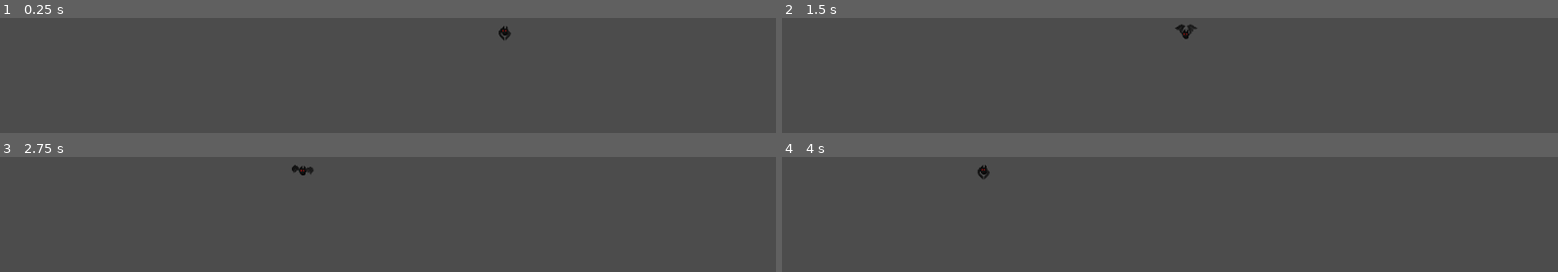
Above: before the commit, frames 1-4 (two rows, left to right).
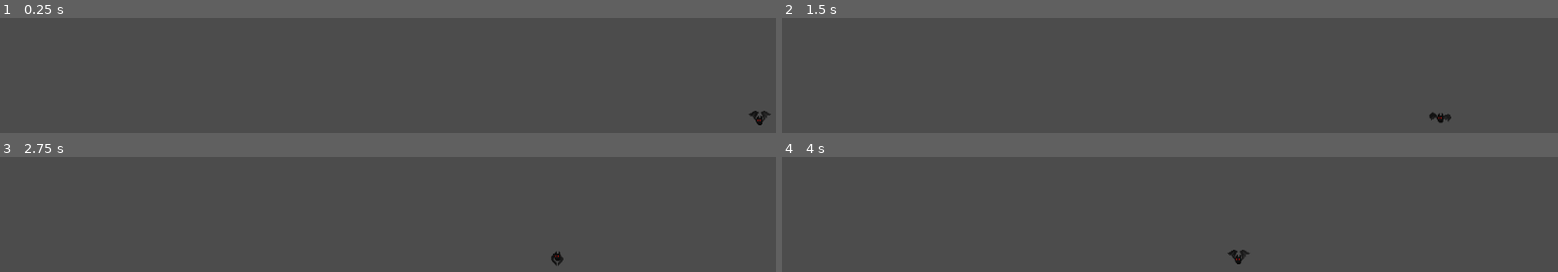
Above: after the commit, the same moments.

Repository: Loupine/AngelFree2D
Game: Godot game, scene res://BatEnemy/BatEnemy.tscn
Two runs of this game, one before a commit and one after it. Both use one fixed random seed, a clock stepped at 60 frames per second and the inputs below. This scene is started directly instead of the project's main scene.
Inputs:
- Up to frame 1 (0.25 s): no input
- Up to frame 2 (1.5 s): hold Space (fly_up) 0.53-1.28 s
- Up to frame 3 (2.75 s): hold Space (fly_up) from 2.03 s (still down)
- Up to frame 4 (4 s): release Space (fly_up) at 3.53 s

The runs differ from the first frame. In frame 1, 0.3% of the frame differs, in the area x 64-100%, y 6-94%; in frame 2, 0.3%, in the area x 50-87%, y 5-92%; in frame 3, 0.3%; in frame 4, 0.3%.

Commit message:
Delete bat when off screen and add to enemies group

Diff:
--- a/project/BatEnemy/BatEnemy.gd
+++ b/project/BatEnemy/BatEnemy.gd
@@ -6,10 +6,13 @@
 
 func _ready():
 	randomize()
-	position.x = 1300
-	position.y = rand_range(60, 660)
+	position.x = 1930
+	position.y = rand_range(0, 1000)
 
 
 func _physics_process(_delta):
 	_velocity.x = -200
 	_velocity = move_and_slide(_velocity, Vector2.UP)
+
+	if position.x < -100:
+		queue_free()
--- a/project/BatEnemy/BatEnemy.tscn
+++ b/project/BatEnemy/BatEnemy.tscn
@@ -44,14 +44,13 @@
 [sub_resource type="CircleShape2D" id=8]
 radius = 18.0
 
-[node name="BatEnemy" type="KinematicBody2D"]
+[node name="BatEnemy" type="KinematicBody2D" groups=["enemies"]]
 script = ExtResource( 2 )
 
 [node name="AnimatedSprite" type="AnimatedSprite" parent="."]
 scale = Vector2( 2, 2 )
 frames = SubResource( 7 )
 animation = "flying"
-frame = 2
 playing = true
 
 [node name="CollisionShape2D" type="CollisionShape2D" parent="."]
